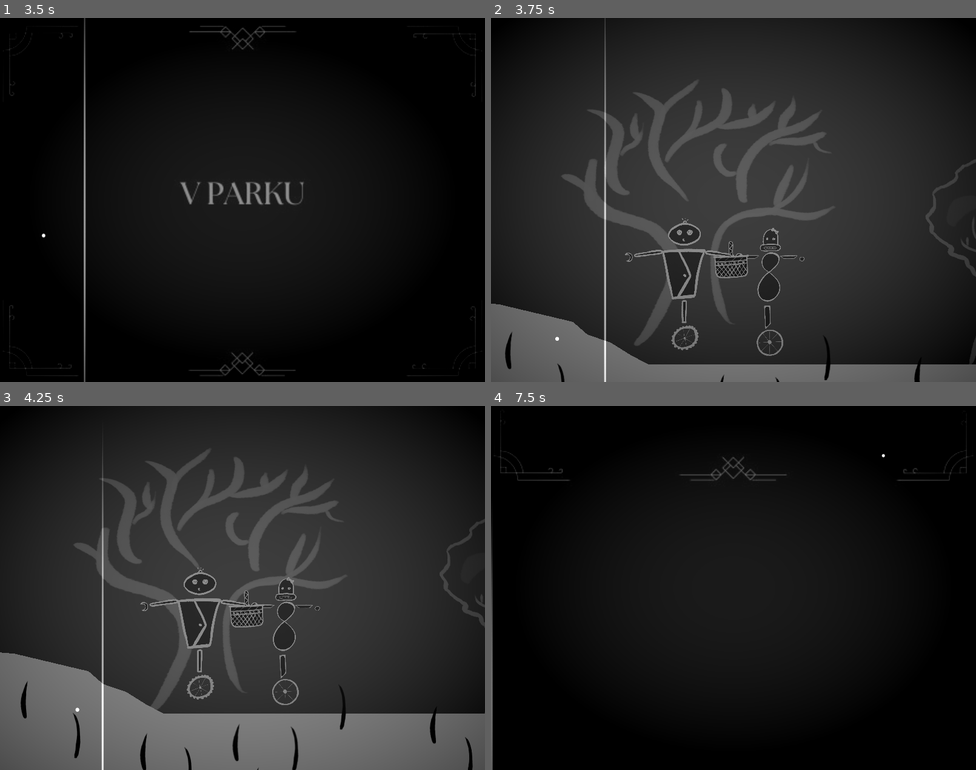
Above: before the commit, frames 1-4 (two rows, left to right).
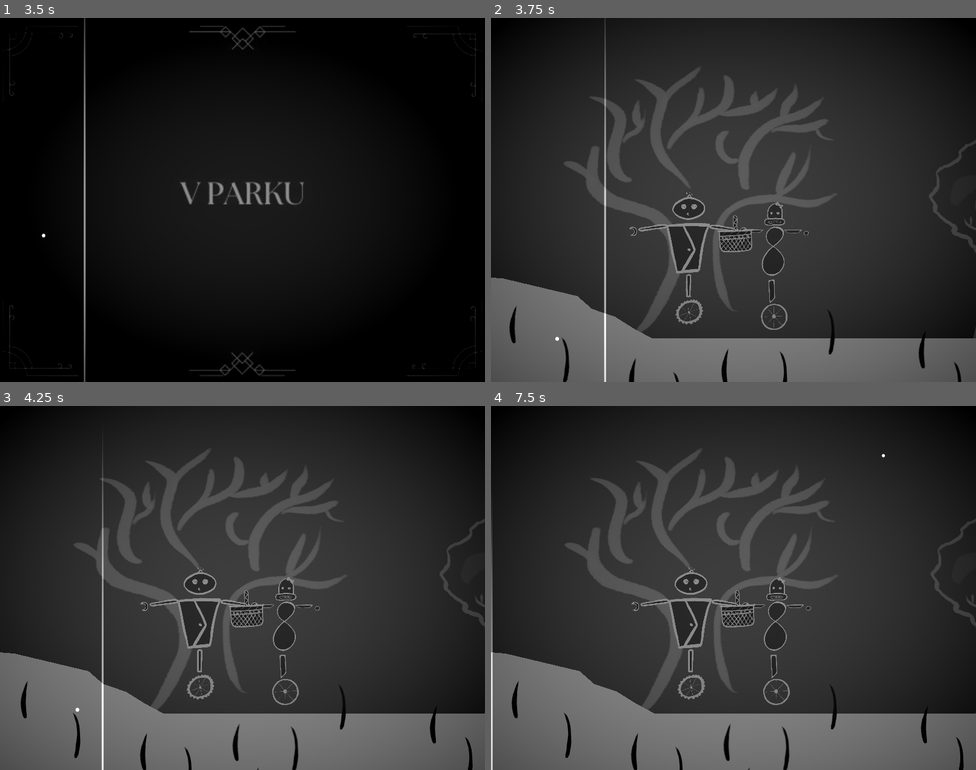
Above: after the commit, the same moments.

Repository: tombuben/KrehkeRobotickeSpoje
Game: Godot game, scene res://main_menu.tscn
Two runs of this game, one before a commit and one after it. Both use one fixed random seed, a clock stepped at 60 frames per second and the inputs below. Video files are missing from this copy of the repository; at most half a second of black plays in their place.
Inputs (mouse positions are in pixels of both pictures, inside the frame that each line leads up to):
- Up to frame 1 (3.5 s): move the mouse to (349, 181) at 0.52 s; hold D (Player1Right) 0.53-1.28 s; tap one key every 0.75 s from 0.6 s: K (Player2Down) J (Player2Left) L (Player2Right) I (Player2Up); move the mouse to (145, 218) at 1.27 s; hold S (Player1Down) 1.28-2.03 s; move the mouse to (291, 119) at 2.02 s; hold D (Player1Right) 2.03-2.78 s; move the mouse to (218, 272) at 2.77 s; hold W (Player1Up) from 2.78 s (still down)
- Up to frame 2 (3.75 s): move the mouse to (879, 254) at 3.52 s; release W (Player1Up) at 3.53 s; hold A (Player1Left) from 3.53 s (still down); hold C (SwitchCamera) from 3.53 s (still down)
- Up to frame 3 (4.25 s): keep holding A (Player1Left); keep holding C (SwitchCamera)
- Up to frame 4 (7.5 s): move the mouse to (588, 533) at 4.27 s; release C (SwitchCamera) at 4.28 s; tap K (Player2Down) at 4.35 s; tap Enter at 5 s; move the mouse to (757, 588) at 5.02 s; release A (Player1Left) at 5.03 s; hold S (Player1Down) 5.03-5.78 s; tap J (Player2Left) at 5.1 s; move the mouse to (660, 497) at 5.77 s; hold D (Player1Right) 5.78-6.53 s; tap L (Player2Right) at 5.85 s; move the mouse to (840, 569) at 6.52 s; hold W (Player1Up) 6.53-7.28 s; tap I (Player2Up) at 6.6 s; move the mouse to (636, 606) at 7.27 s; hold D (Player1Right) from 7.28 s (still down); tap C (SwitchCamera) at 7.35 s

Frame 1 is identical in both runs. In frame 2, 17% of the frame differs, in the area x 0-100%, y 13-100%; in frame 3, 0.2%; in frame 4, 90%, in the area x 0-100%, y 0-100%.

Commit message:
pridan konec pomoci videa

Diff:
--- a/level_1.tscn
+++ b/level_1.tscn
@@ -336,7 +336,7 @@
 script = ExtResource("6_ahpbm")
 gameplayCamera = NodePath("../CameraCenterer/CharactersCamera")
 
-[node name="StoryboardPlayer" type="Camera2D" parent="CameraSwitcher" node_paths=PackedStringArray("gameTitle", "gameStart", "gameEnd", "gameOver")]
+[node name="StoryboardPlayer" type="Camera2D" parent="CameraSwitcher" node_paths=PackedStringArray("gameTitle", "gameStart", "gameOver")]
 position = Vector2(-998, -1504)
 zoom = Vector2(1.75, 1.75)
 position_smoothing_enabled = true
@@ -344,7 +344,6 @@
 script = ExtResource("9_mx74c")
 gameTitle = NodePath("../../Storyboard/ParkUvod")
 gameStart = [NodePath("../../Storyboard/ParkIntro1"), NodePath("../../Storyboard/ParkIntro2")]
-gameEnd = [NodePath("../../Storyboard/ParkOutro1"), NodePath("../../Storyboard/ParkOutro4"), NodePath("../../Storyboard/ParkOutro5")]
 gameOver = NodePath("../../Storyboard/GameOver")
 
 [node name="Storyboard" type="Node2D" parent="."]
--- a/level_1_end_video.tscn
+++ b/level_1_end_video.tscn
@@ -1,7 +1,7 @@
 [gd_scene load_steps=5 format=3 uid="uid://va8bab1h3trr"]
 
 [ext_resource type="Script" path="res://IntroVideo.gd" id="1_sl42h"]
-[ext_resource type="VideoStream" path="res://art/videa/main_menu.ogv" id="2_2f88d"]
+[ext_resource type="VideoStream" path="res://art/videa/park_ending.ogv" id="2_cgxnl"]
 [ext_resource type="Shader" path="res://old_movie.gdshader" id="3_xowga"]
 
 [sub_resource type="ShaderMaterial" id="ShaderMaterial_rxgsc"]
@@ -21,7 +21,8 @@
 offset_bottom = 600.0
 grow_horizontal = 2
 grow_vertical = 2
-stream = ExtResource("2_2f88d")
+stream = ExtResource("2_cgxnl")
+volume_db = -20.0
 autoplay = true
 expand = true
 
